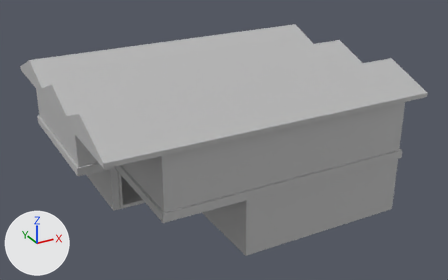
Two versions of the FBX model Assets/Main/Models/Assets/Structures/Inn.fbx, one commit apart.
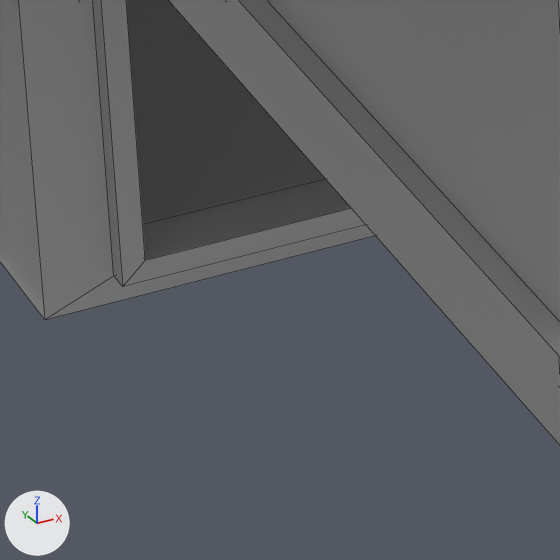
There are two pictures of each version: one whole from a camera (50 mm lens) standing at (-0.414, -0.888, 0.466) and looking at (0.012, -0.113, 0.078), one close up on the part from 24% to 36% of the width and 64% to 83% of the height. The axes (+X, +Y, +Z) are drawn at lower left. The lights are the same throughout. The close-ups show mesh edges as thin lines. Where no turn or scale is listed for an object, it has been applied to the vertices.
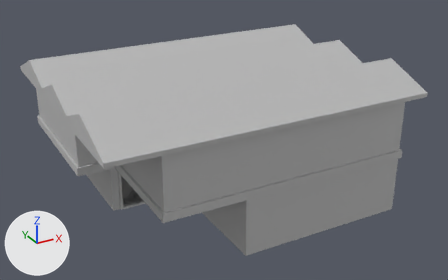
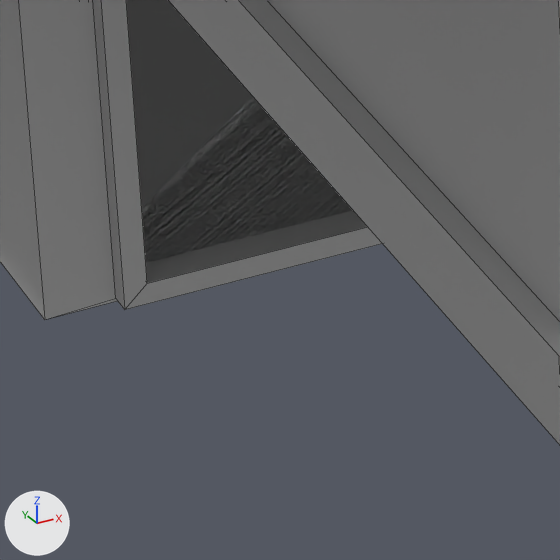
The newer file is also turned or shifted as a whole; pictures and numbers use the older file's frame.

What the commit changed:
me_mesh has 230 vertices, 204 faces and spans x -0.238..0.238, y -0.203..0.203, z -0.106..0.106.
me_mesh is used by ob_pcylinder4; location (0.0, -0.0961, 0.0991).
me_mesh part 1: all 24 vertices in x -0.156..-0.058, y -0.002..0.008, z -0.102..-0.026 are moved by (0.0, 0.0, -0.004).

Where the change shows, as pixel boxes [x1, y1, x2, y2] in the close-ups (560 x 560 px; the box of a moved part takes in the faces that stretch with it):
part 1 of me_mesh, moved or reshaped
    before: [18, 0, 375, 319]
    after: [18, 0, 382, 319]
